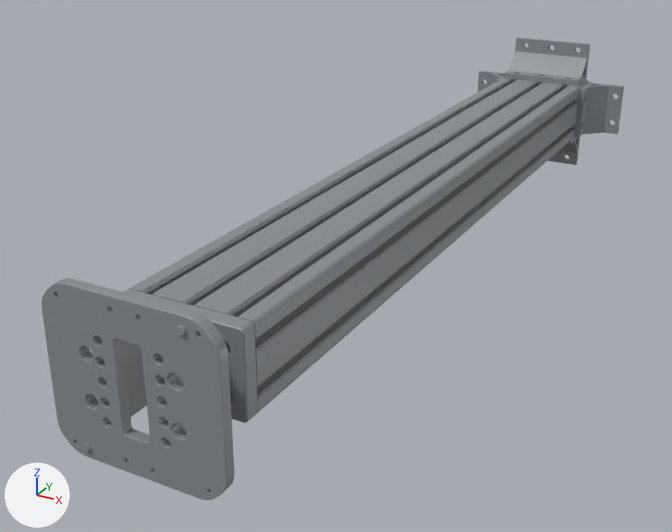
The glTF model manipulator/LimX/TRON2/tron2b_dach_description/meshes/body/base_2.glb: old version first, new version second.
One viewpoint serves both versions: a 50 mm camera at (0.402, -0.485, 0.348) aimed at (-0.064, 0.363, -0.076). Every picture has the same lights, and +X, +Y and +Z are marked at lower left. The older version comes first.

The first picture shows 'Column_Front_Lower_Bracket', 'Column_Left_Lower_Bracket', 'Column_Rear_Lower_Bracket', 'Column_Rear_Upper_Brace', 'Column_Right_Lower_Bracket', 'Column_Top_Mounting_Plate', 'Stand_Column'.
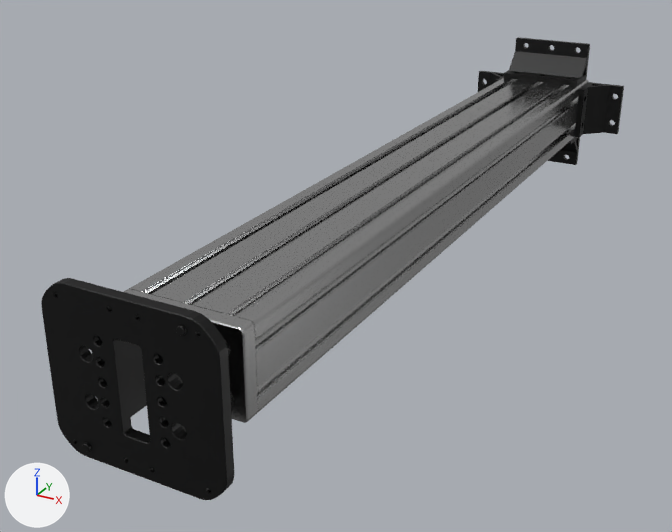
Changed parts and their boxes (x1, y1, x2, y2) in the pictures (672 x 532 px):
'Stand_Column', recoloured
    both: (124, 78, 589, 423)
'Column_Top_Mounting_Plate', recoloured (grey to dark grey)
    both: (41, 278, 234, 500)
'Column_Left_Lower_Bracket', recoloured (grey to dark grey)
    both: (504, 37, 590, 86)
'Column_Front_Lower_Bracket', recoloured (grey to dark grey)
    both: (574, 82, 624, 137)
'Column_Rear_Upper_Brace', recoloured (grey to dark grey)
    both: (123, 341, 147, 417)
'Column_Right_Lower_Bracket', recoloured (grey to dark grey)
    both: (548, 137, 580, 165)
'Column_Rear_Lower_Bracket', recoloured (grey to dark grey)
    both: (478, 71, 504, 92)

Patch to the scene script:
```diff
--- a/manipulator/LimX/TRON2/tron2b_dach_description/meshes/body/base_2.glb.py
+++ b/manipulator/LimX/TRON2/tron2b_dach_description/meshes/body/base_2.glb.py
@@ mat_black_metal @@
+mat_black_metal = principled_material('black metal')
+mat_black_metal.base_color = (0.0331, 0.0331, 0.0331)  # dark grey #333333
+mat_black_metal.metallic = 1.0
@@ mat_silver @@
+mat_silver = principled_material('silver')
+mat_silver.base_color = (0.448, 0.448, 0.448)  # grey #b3b3b3
+mat_silver.metallic = 1.0
+mat_silver.roughness = 0.2
@@ me_stand_column @@
 me_stand_column.from_pydata(...)  # 4043 vertices, 7280 faces; spans x -0.06..0.06, y 0.0..0.929, z -0.04..0.04
-me_stand_column.materials.append(mat_metal_dark_gray)  # grey #8a8f93
+me_stand_column.materials.append(mat_silver)  # grey #b3b3b3
@@ me_column_top_mounting_plate @@
 me_column_top_mounting_plate.from_pydata(...)  # 2142 vertices, 4268 faces; spans x -0.079..0.079, y -0.058..-0.045, z -0.073..0.073
-me_column_top_mounting_plate.materials.append(mat_metal_dark_gray)  # grey #8a8f93
+me_column_top_mounting_plate.materials.append(mat_black_metal)  # dark grey #333333
@@ me_column_rear_upper_brace @@
 me_column_rear_upper_brace.from_pydata(...)  # 1006 vertices, 1562 faces; spans x -0.032..-0.022, y -0.0475..0.0025, z -0.04..0.04
-me_column_rear_upper_brace.materials.append(mat_metal_dark_gray)  # grey #8a8f93
+me_column_rear_upper_brace.materials.append(mat_black_metal)  # dark grey #333333
@@ me_column_left_lower_bracket @@
 me_column_left_lower_bracket.from_pydata(...)  # 164 vertices, 352 faces; spans x -0.056..0.056, y 0.8765..0.9295, z 0.04..0.093
-me_column_left_lower_bracket.materials.append(mat_metal_dark_gray)  # grey #8a8f93
+me_column_left_lower_bracket.materials.append(mat_black_metal)  # dark grey #333333
@@ me_column_right_lower_bracket @@
 me_column_right_lower_bracket.from_pydata(...)  # 164 vertices, 352 faces; spans x -0.056..0.056, y 0.8765..0.9295, z -0.093..-0.04
-me_column_right_lower_bracket.materials.append(mat_metal_dark_gray)  # grey #8a8f93
+me_column_right_lower_bracket.materials.append(mat_black_metal)  # dark grey #333333
@@ me_column_rear_lower_bracket @@
 me_column_rear_lower_bracket.from_pydata(...)  # 132 vertices, 280 faces; spans x -0.113..-0.06, y 0.8765..0.9295, z -0.036..0.036
-me_column_rear_lower_bracket.materials.append(mat_metal_dark_gray)  # grey #8a8f93
+me_column_rear_lower_bracket.materials.append(mat_black_metal)  # dark grey #333333
@@ me_column_front_lower_bracket @@
 me_column_front_lower_bracket.from_pydata(...)  # 132 vertices, 280 faces; spans x 0.06..0.113, y 0.8765..0.9295, z -0.036..0.036
-me_column_front_lower_bracket.materials.append(mat_metal_dark_gray)  # grey #8a8f93
+me_column_front_lower_bracket.materials.append(mat_black_metal)  # dark grey #333333
```
